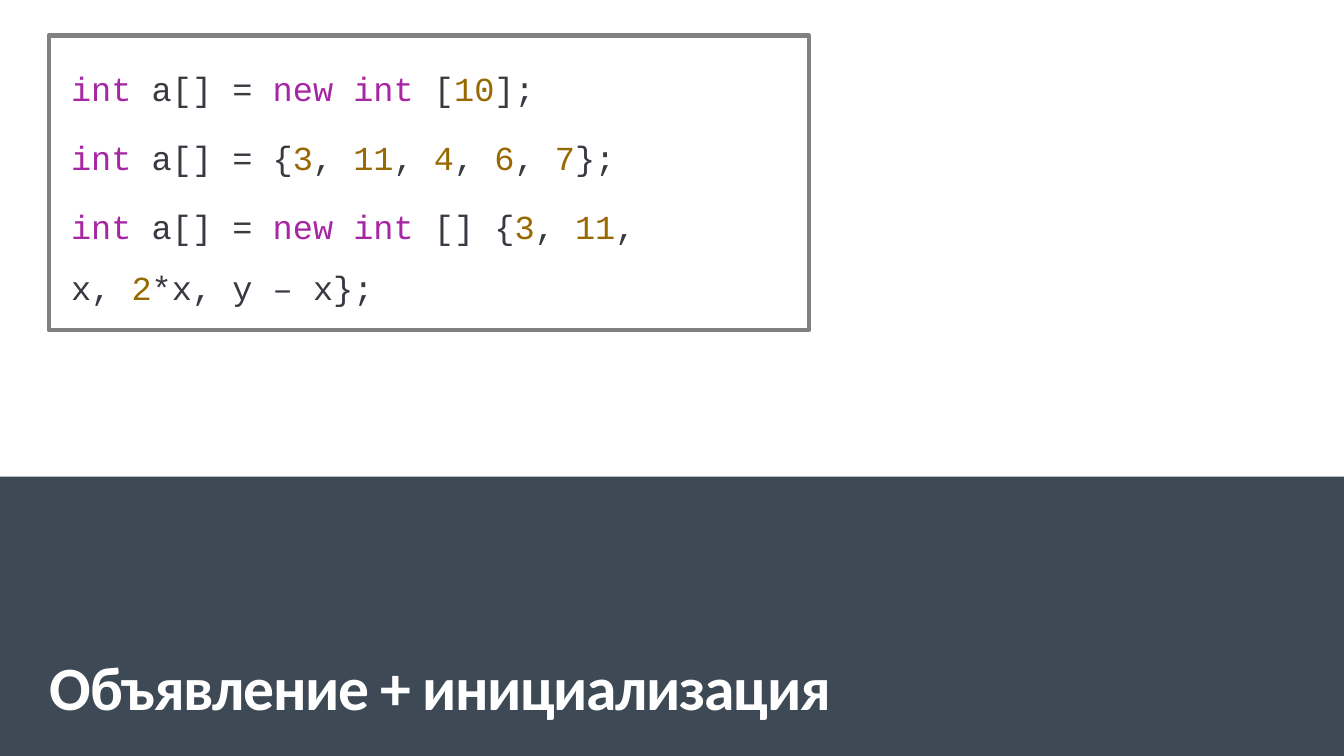
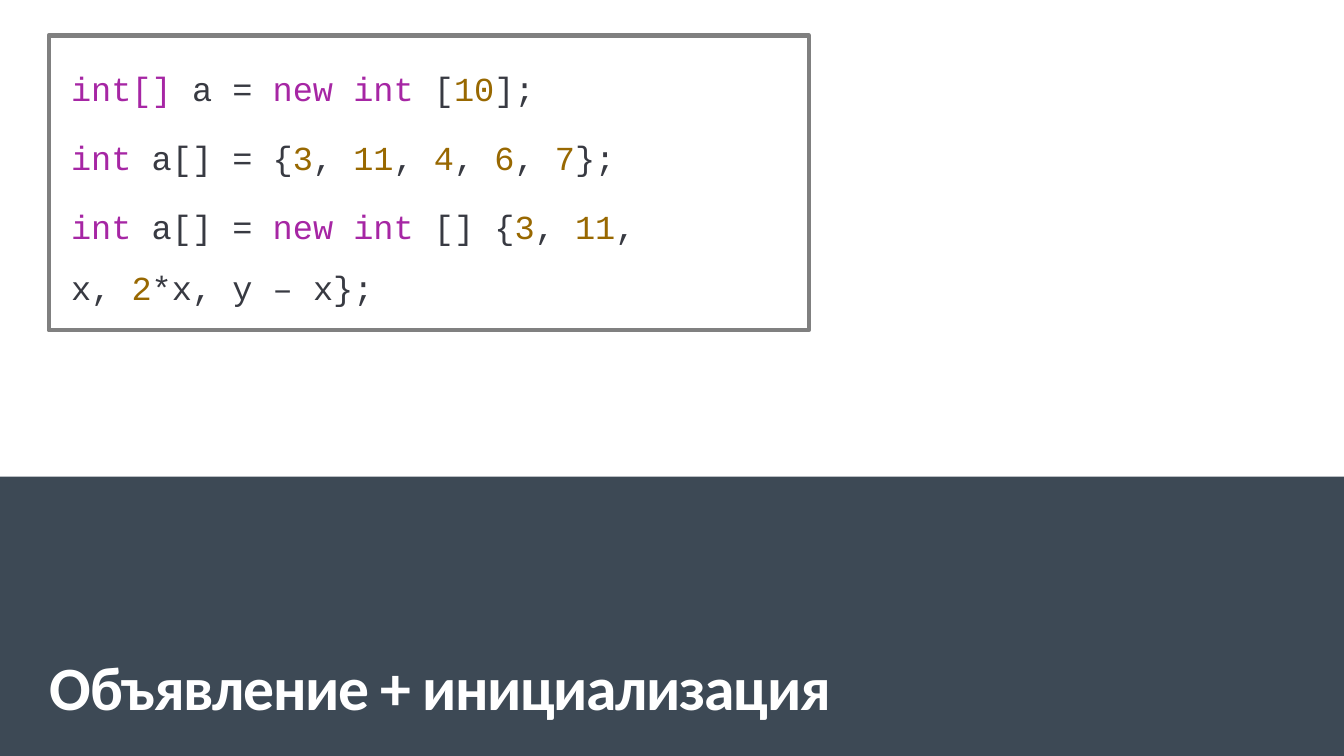
Before and after one commit to IriEfremova/LessonsCube, a slide deck: slide 7 of Samsung/Lesson7/Arrays.pptx. Drawn at 1344x756 pixels with LibreOffice and Linux fonts; fonts in the diff are those of the drawing. Boxes give left, top, right and bottom in pixels: in the first picture for what was removed or moved away, otherwise in the second. Text is boxed around its words. In the diff, an @@ line names an element or a change of style, - is before the commit and + after.

```diff
--- a/Samsung/Lesson7/Arrays.pptx
+++ b/Samsung/Lesson7/Arrays.pptx
@@ text at [71, 77, 535, 108]: text changed @@
-int a[] = new int [10];
+int[] a = new int [10];
```
Also in this commit, not shown: 1 other slide changed, 4 other files.
